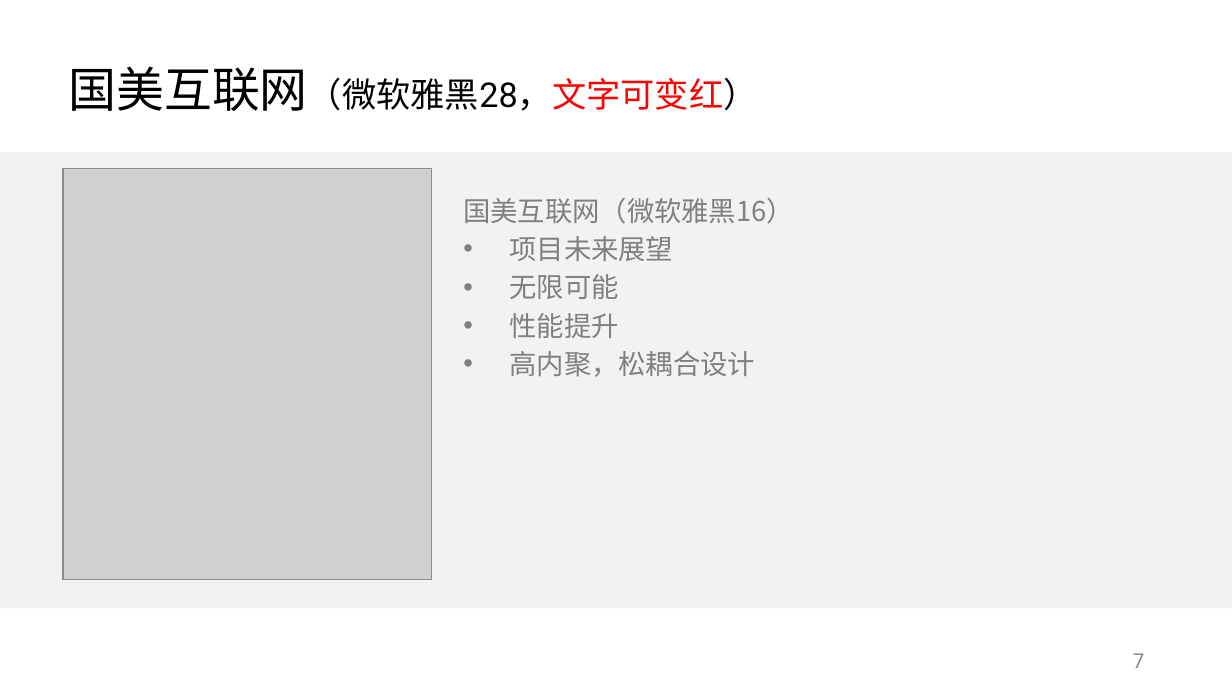
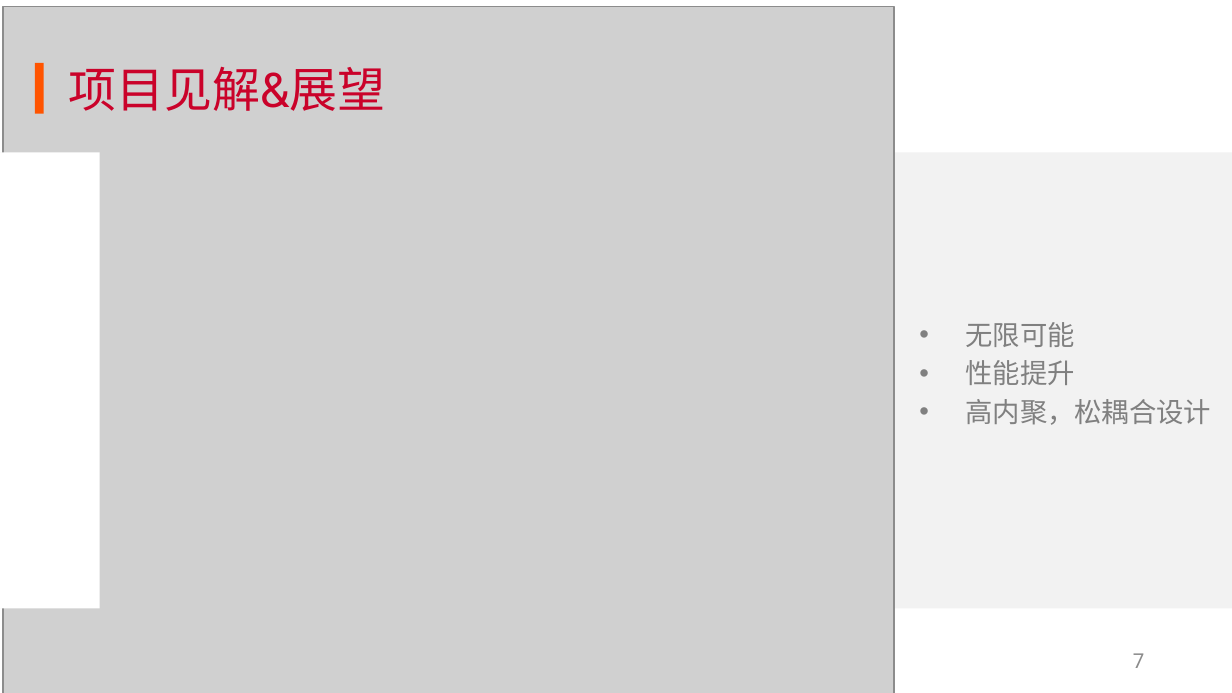
Before and after one commit to KuiShang/skilTree, a slide deck: slide 8 of 国美互联网PPT答辩模版.pptx. Drawn at 1232x693 pixels with LibreOffice and Linux fonts; fonts in the diff are those of the drawing; grey boxes stand for pictures; background and template pictures are left out. Boxes give left, top, right and bottom in pixels: in the first picture for what was removed or moved away, otherwise in the second. Text is boxed around its words. In the diff, an @@ line names an element or a change of style, - is before the commit and + after.

```diff
--- a/国美互联网PPT答辩模版.pptx
+++ b/国美互联网PPT答辩模版.pptx
@@ picture added at (4, 7, 894, 693) @@
@@ rectangle added at (34, 63, 43, 113), fill #FF5400 @@
@@ title at (69, 66, 386, 111): text changed; size 20 to 28 pt; text colour #000000 to #CA022A @@
-国美互联网（微软雅黑28，文字可变红）
+项目见解&展望
@@ rectangle added at (0, 153, 100, 609), fill #FFFFFF @@
@@ picture removed at (63, 169, 431, 580) @@
@@ text at (463, 198, 794, 261): paragraphs removed @@
-国美互联网（微软雅黑16）
-• 项目未来展望
@@ text "无限可能": place and size @@
-text "无限可能" at (463, 198, 794, 377)
+text "无限可能" at (966, 322, 1212, 425)
```
Also in this commit, not shown: 7 other slides changed, 7 slides added, 3 slides removed, 23 other files.
